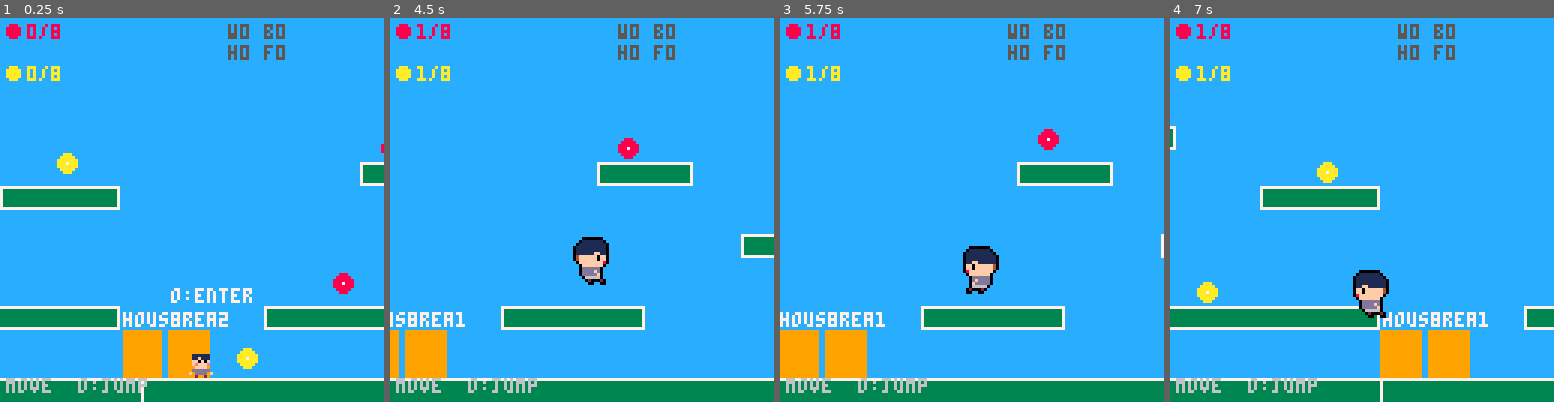
Above: before the commit, frames 1-4 (left to right).
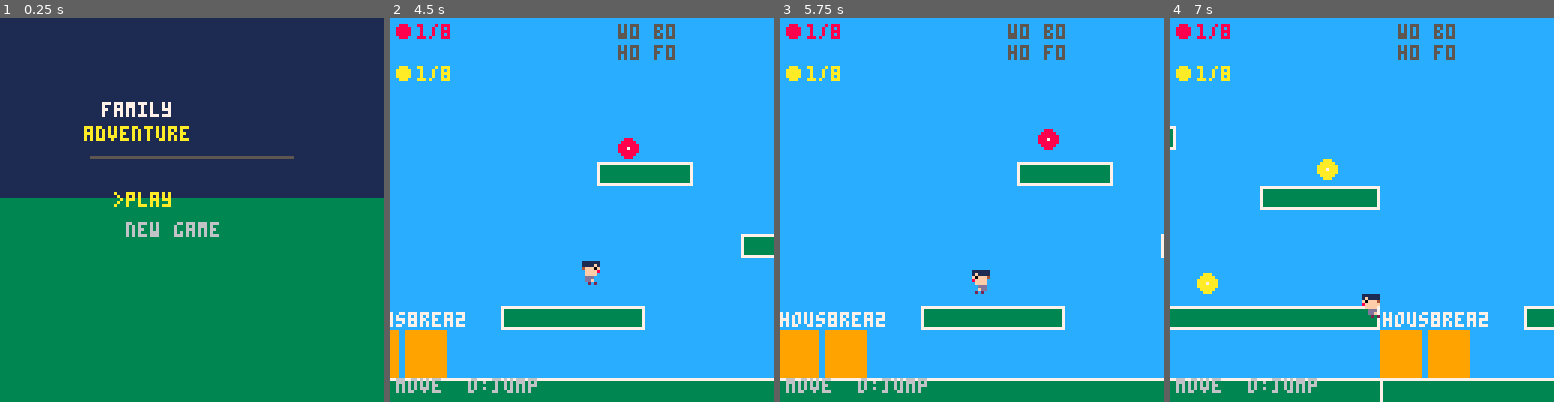
Above: after the commit, the same moments.

Repository: adelacrooz/game1-family-adventure
Game: PICO-8 cartridge game1.p8
Two runs of this game, one before a commit and one after it. Both use one fixed random seed, a clock stepped at 60 frames per second and the inputs below.
Inputs:
- Up to frame 1 (0.25 s): no input
- Up to frame 2 (4.5 s): tap O (Z key) at 0.33, 0.7, 1.43, 2.22, 3.1, 3.98 s; tap X (X key) at 1.07, 2.07, 2.4, 2.73, 3.07, 3.4, 3.73, 4.07, 4.4 s; hold Left 1.97-2.37 s; hold Down 2.42-2.82 s; hold Right 2.87-3.53 s; hold Up 3.58-4.08 s; hold Right from 4.13 s (still down)
- Up to frame 3 (5.75 s): release Right at 4.53 s; hold Down 4.58-5.08 s; tap X (X key) every 0.33 s from 4.73 to 5.73 s; tap O (Z key) at 4.87 s; hold Left from 5.13 s (still down)
- Up to frame 4 (7 s): tap O (Z key) at 5.75, 6.63 s; release Left at 5.8 s; hold Up 5.85-6.18 s; tap X (X key) at 6.07, 6.4, 6.73 s; hold Left 6.23-6.63 s; hold Down from 6.68 s (still down)

The runs differ from the first frame. In frame 1, 91% of the frame differs, in the area x 0-100%, y 0-100%; in frame 2, 0.9%; in frame 3, 0.9%; in frame 4, 1.3%.

Commit message:
Add title screen with continue and new game (with confirmation)
- Game now starts on a title screen instead of dropping straight
  into the outdoor area
- Two menu options: "Continue" (or "Play" when no save exists) and
  "New Game"; navigate with up/down, confirm with O
- "New Game" shows a confirmation overlay ("erase save data? / all
  progress lost.") with cursor defaulting to "No"; X or selecting
  No cancels back to the title; Yes wipes all dset slots 0-45,
  re-initialises game state, and drops into the outdoor scene
- draw_title() detects existing save data to label the first option
  "Continue" vs "Play" accordingly

https://claude.ai/code/session_01YQ8E7Vga6q5EBfgdxeBXjX

Diff:
--- a/game1.p8
+++ b/game1.p8
@@ -7,7 +7,13 @@
 -- ===========================
 -- scene manager
 -- ===========================
-scene="outdoor"
+scene="title"
+
+-- title screen state
+title_sel=1         -- 1=continue  2=new game
+title_confirm=false -- showing erase confirmation?
+title_csel=2        -- confirm cursor: 1=yes  2=no (default no)
+title_pb={false,false,false,false,false,false} -- prev buttons
 
 spawns={
  outdoor={x=24,y=112},
@@ -769,7 +775,7 @@
   caught[t]=dget(critter_slot[t])==1
  end
  init_critters()
- goto_scene("outdoor")
+ scene="title"
 end
 
 function do_jump()
@@ -876,8 +882,99 @@
 -- ===========================
 -- update
 -- ===========================
+-- ===========================
+-- title screen
+-- ===========================
+function new_game()
+ for i=0,45 do dset(i,0) end
+ init_notes()
+ tasks={fish=0}
+ upgrades={run=false,dash=false,wall_jump=false}
+ beetle_rescued=false
+ frog_rescued=false
+ for i,t in ipairs(critter_types) do caught[t]=false end
+ init_critters()
+ goto_scene("outdoor")
+end
+
+function update_title()
+ -- read buttons with per-frame debounce
+ local pb=title_pb
+ local up=btn(2) and not pb[3]
+ local dn=btn(3) and not pb[4]
+ local o=btn(4) and not pb[5]
+ local x=btn(5) and not pb[6]
+ title_pb={btn(0),btn(1),btn(2),btn(3),btn(4),btn(5)}
+
+ if title_confirm then
+  if up or dn then
+   title_csel=title_csel==1 and 2 or 1
+  end
+  if x then title_confirm=false end
+  if o then
+   if title_csel==1 then
+    new_game()
+   else
+    title_confirm=false
+   end
+  end
+ else
+  if up or dn then
+   title_sel=title_sel==1 and 2 or 1
+  end
+  if o then
+   if title_sel==1 then
+    goto_scene("outdoor")
+   else
+    title_confirm=true
+    title_csel=2  -- default cursor on "no"
+   end
+  end
+ end
+end
+
+function draw_title()
+ cls(1)
+ -- sky gradient bands
+ rectfill(0,60,127,127,3)
+
+ -- title
+ print("family",34,28,7)
+ print("adventure",28,36,10)
+ -- divider
+ line(30,46,97,46,5)
+
+ -- has any save data?
+ local has_save=false
+ for i=0,45 do
+  if dget(i)~=0 then has_save=true break end
+ end
+
+ local c1=title_sel==1 and 10 or 6
+ local c2=title_sel==2 and 10 or 6
+ local x1=title_sel==1 and ">" or " "
+ local x2=title_sel==2 and ">" or " "
+
+ print(x1..(has_save and "continue" or "play"),38,58,c1)
+ print(x2.."new game",38,68,c2)
+
+ -- confirmation overlay
+ if title_confirm then
+  rectfill(20,40,107,88,0)
+  rect(20,40,107,88,7)
+  print("erase save data?",24,46,7)
+  print("all progress lost.",24,54,6)
+  local y1=title_csel==1 and 10 or 6
+  local y2=title_csel==2 and 10 or 6
+  print((title_csel==1 and ">" or " ").."yes",38,68,y1)
+  print((title_csel==2 and ">" or " ").."no",38,78,y2)
+ end
+end
+
 function _update()
- if scene=="outdoor" or scene=="outdoor2" then
+ if scene=="title" then
+  update_title()
+ elseif scene=="outdoor" or scene=="outdoor2" then
   update_outdoor()
  else
   update_indoor()
@@ -1217,7 +1314,9 @@
 -- draw
 -- ===========================
 function _draw()
- if scene=="outdoor" or scene=="outdoor2" then
+ if scene=="title" then
+  draw_title()
+ elseif scene=="outdoor" or scene=="outdoor2" then
   draw_outdoor()
  else
   draw_indoor()
